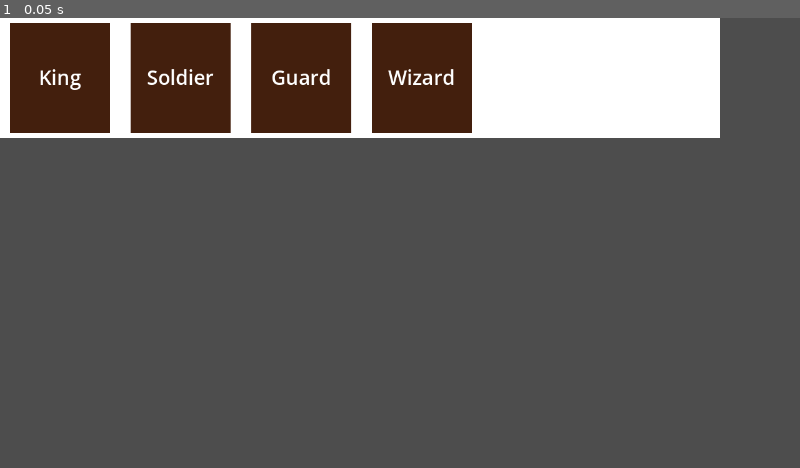
Above: before the commit, frame 1.
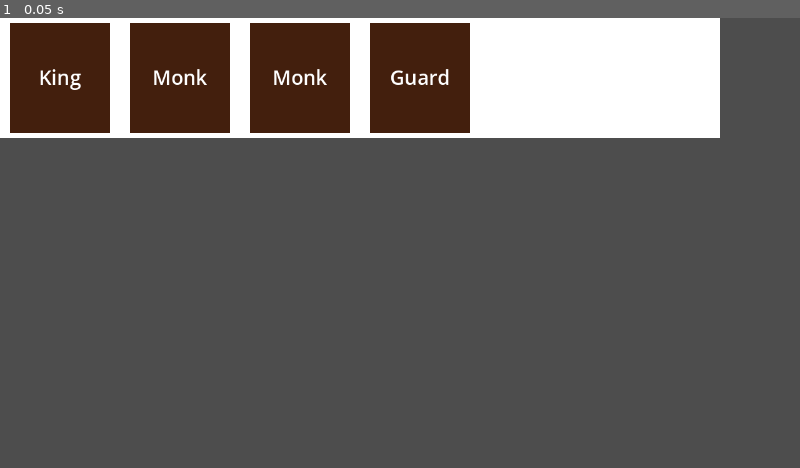
Above: after the commit, the same moment.

Repository: stfufane/Art-Of-War
Game: Godot game, scene res://scenes/player_hand.tscn
Same seed, same stepped clock (60 frames per second), same inputs: the game is played once before the commit and once after it. The project has no main scene, so this scene is started directly.
Inputs:
- Up to frame 1 (0.05 s): no input

The runs differ from the first frame. In frame 1, 0.8% of the frame differs, in the area x 16-59%, y 1-26%.

Commit message:
[Game] Review data logic + implement basic game steps

Diff:
--- a/model/CardType.gd
+++ b/model/CardType.gd
@@ -1,12 +1,5 @@
 class_name CardType
 extends Object
-
-var type: UnitType
-var name: String
-var attack: int
-var defense: int
-var defense_engaged: int
-var attack_range: PackedVector2Array
 
 enum UnitType {
 	King,
@@ -17,6 +10,13 @@
 	Monk
 }
 
+var type: UnitType
+var name: String
+var attack: int
+var defense: int
+var defense_engaged: int
+var attack_range: PackedVector2Array
+
 func _init(t, n, a, d, d_e, a_r):
 	type = t
 	name = n
--- /dev/null
+++ b/model/Game.gd
@@ -0,0 +1,66 @@
+extends Node
+
+@onready var CardTypes = {
+	CardType.UnitType.King: CardType.new(CardType.UnitType.King, "King", 1, 5, 4, [Vector2(-1, 1), Vector2(0, 1), Vector2(1, 1)]),
+	CardType.UnitType.Soldier: CardType.new(CardType.UnitType.Soldier, "Soldier", INF, 2, 1, [Vector2(0, 1)]),
+	CardType.UnitType.Archer: CardType.new(CardType.UnitType.Archer, "Archer", 1, 2, 1, [Vector2(-2, 1), Vector2(2, 1), Vector2(-1, 2), Vector2(1, 2)]),
+	CardType.UnitType.Guard: CardType.new(CardType.UnitType.Guard, "Guard", 1, 3, 2, [Vector2(0, 1)]),
+	CardType.UnitType.Wizard: CardType.new(CardType.UnitType.Wizard, "Wizard", 1, 2, 1, [Vector2(0, 1), Vector2(0, 2), Vector2(0, 3)]),
+	CardType.UnitType.Monk: CardType.new(CardType.UnitType.Monk, "Monk", 1, 2, 2, [Vector2(-1, 1), Vector2(1, 1), Vector2(-2, 2), Vector2(2, 2)])
+}
+
+# Initialize the player's kingdom
+@onready var player_kingdom: Dictionary = {
+	CardType.UnitType.Soldier: 0,
+	CardType.UnitType.Archer: 0,
+	CardType.UnitType.Guard: 0,
+	CardType.UnitType.Wizard: 0,
+	CardType.UnitType.Monk: 0
+}
+
+enum States {
+	# WAITING_FOR_PLAYER,
+	INIT_BATTLEFIELD,
+	INIT_RESERVE,
+	PLAYER_TURN,
+	ENEMY_TURN,
+}
+
+enum PlayerStates {
+	RECRUIT,
+	SUPPORT,
+	ATTACK,
+	ADD_TO_KINGDOM,
+}
+
+@onready var card_scene = preload("res://scenes/card.tscn")
+
+@onready var current_state = States.INIT_BATTLEFIELD
+@onready var player_hand: Array[Card] = []
+@onready var player_reserve: Array[Card] = []
+@onready var player_deck: Array[CardType.UnitType] = []
+@onready var card_in_hand: Card = null
+
+func _ready():
+	# First build the deck with 4 of each card.
+	for _i in range(4):
+		player_deck.append(CardType.UnitType.Soldier)
+		player_deck.append(CardType.UnitType.Archer)
+		player_deck.append(CardType.UnitType.Guard)
+		player_deck.append(CardType.UnitType.Wizard)
+		player_deck.append(CardType.UnitType.Monk)
+	player_deck.shuffle()
+
+	# Then draw the hand. It has the king by default + 3 cards.
+	player_hand.append(get_card_instance(CardType.UnitType.King))
+	for _i in range(3):
+		player_hand.append(get_card_instance(player_deck.pop_back()))
+
+func draw_card():
+	if player_deck.size() > 0:
+		player_hand.append(get_card_instance(player_deck.pop_back()))
+
+func get_card_instance(card_type: CardType.UnitType) -> Card:
+	var card_instance = card_scene.instantiate()
+	card_instance.set_unit_type(card_type)
+	return card_instance
--- a/model/Model.gd
+++ /dev/null
@@ -1,39 +0,0 @@
-extends Node
-
-var CardTypes = {
-	CardType.UnitType.King: CardType.new(CardType.UnitType.King, "King", 1, 5, 4, [Vector2(-1, 1), Vector2(0, 1), Vector2(1, 1)]),
-	CardType.UnitType.Soldier: CardType.new(CardType.UnitType.Soldier, "Soldier", INF, 2, 1, [Vector2(0, 1)]),
-	CardType.UnitType.Archer: CardType.new(CardType.UnitType.Archer, "Archer", 1, 2, 1, [Vector2(-2, 1), Vector2(2, 1), Vector2(-1, 2), Vector2(1, 2)]),
-	CardType.UnitType.Guard: CardType.new(CardType.UnitType.Guard, "Guard", 1, 3, 2, [Vector2(0, 1)]),
-	CardType.UnitType.Wizard: CardType.new(CardType.UnitType.Wizard, "Wizard", 1, 2, 1, [Vector2(0, 1), Vector2(0, 2), Vector2(0, 3)]),
-	CardType.UnitType.Monk: CardType.new(CardType.UnitType.Monk, "Monk", 1, 2, 2, [Vector2(-1, 1), Vector2(1, 1), Vector2(-2, 2), Vector2(2, 2)])
-}
-
-# Initialize the player's kingdom
-var player_kingdom = {
-	CardType.UnitType.Soldier: 0,
-	CardType.UnitType.Archer: 0,
-	CardType.UnitType.Guard: 0,
-	CardType.UnitType.Wizard: 0,
-	CardType.UnitType.Monk: 0
-}
-
-var player_hand: Array = []
-var player_reserve: Array = []
-var player_deck: Array = []
-
-func _init():
-	# First build the deck with 4 of each card.
-	for _i in range(4):
-		player_deck.append(CardTypes[CardType.UnitType.Soldier])
-		player_deck.append(CardTypes[CardType.UnitType.Archer])
-		player_deck.append(CardTypes[CardType.UnitType.Guard])
-		player_deck.append(CardTypes[CardType.UnitType.Wizard])
-		player_deck.append(CardTypes[CardType.UnitType.Monk])
-	player_deck.shuffle()
-
-	# Then draw the hand. It has the king by default + 3 cards.
-	player_hand.append(CardTypes[CardType.UnitType.King])
-	for _i in range(3):
-		player_hand.append(player_deck.pop_back())
-		player_reserve.append(player_deck.pop_back())
--- a/project.godot
+++ b/project.godot
@@ -16,7 +16,7 @@
 
 [autoload]
 
-Model="*res://model/Model.gd"
+Game="*res://model/Game.gd"
 
 [display]
 
--- a/scenes/battlefield.gd
+++ b/scenes/battlefield.gd
@@ -1,7 +1,7 @@
 class_name Battlefield
 extends Control
 
-@onready var player_hand = Model.player_hand
+signal card_added
 
 func _ready():
 	# Connect all the card nodes to react to click and hover
@@ -22,16 +22,21 @@
 # Click on a placeholder to put a card on it
 func _placeholder_clicked(id: int):
 	var clicked_placeholder: CardPlaceholder = instance_from_id(id)
-	# We can't add a card if the hand is empty.
-	if player_hand.is_empty():
-		return
 	# We can't put a card if there's already one there.
 	if not placeholder_available(clicked_placeholder):
 		return
-	# Take the card on top of the player's hand
-	var first_card = player_hand.pop_front()
-	var added_card = clicked_placeholder.set_card(first_card)
-	added_card.connect("card_clicked", _card_clicked)
+
+	match Game.current_state:
+		Game.States.INIT_BATTLEFIELD:
+			# We can't put a card if there's no card in hand
+			if Game.card_in_hand == null:
+				return
+			# Take the card that was picked in the hand
+			clicked_placeholder.set_card(Game.card_in_hand)
+			clicked_placeholder.current_card.connect("card_clicked", _card_clicked)
+			card_added.emit()
+		_:
+			pass
 
 # Click on a card to attack with it
 func _card_clicked(id: int):
--- a/scenes/card.gd
+++ b/scenes/card.gd
@@ -1,25 +1,30 @@
 class_name Card
 extends Control
 
-@export var type : CardType.UnitType
-@onready var card_type: CardType = Model.CardTypes[type]
+@export var unit_type : CardType.UnitType
+@onready var card_type: CardType = Game.CardTypes[unit_type]
+@onready var card_label: Label = $Container/CardName
 
 # The id where the card sits
-var placeholder_id: int
+var placeholder_id: int = 0
 var base_color: Color
 var highlight_color: Color = Color.DARK_MAGENTA
 
+# To be listened by other scenes
 signal card_clicked(int)
 
-# TODO: add all the other information from the card type.
 func _ready():
 	base_color = $ColorRect.color
-	$Container/CardName.text = card_type.name
+	card_type = Game.CardTypes[unit_type]
+	card_label.text = card_type.name
+	card_label.text = card_type.name
+
+func set_unit_type(type: CardType.UnitType):
+	unit_type = type
 
 func set_nb_units(nb_units: int):
 	$Container/NbUnits.text = str(nb_units)
 
 func _on_gui_input(event:InputEvent):
-	# Depending on the listener, the click on a card can trigger different actions.
 	if event.is_action_pressed("left_click"):
 		card_clicked.emit(get_instance_id())
--- a/scenes/card.tscn
+++ b/scenes/card.tscn
@@ -47,4 +47,4 @@
 horizontal_alignment = 1
 vertical_alignment = 1
 
-[connection signal="gui_input" from="Container" to="." method="_on_gui_input"]
+[connection signal="gui_input" from="." to="." method="_on_gui_input"]
--- a/scenes/card_placeholder.gd
+++ b/scenes/card_placeholder.gd
@@ -22,13 +22,11 @@
 	if event.is_action_pressed("left_click"):
 		card_placeholder_clicked.emit(get_instance_id())
 
-func set_card(new_card: CardType) -> Card:
-	var card = load("res://scenes/card.tscn").instantiate()
-	card.type = new_card.type
-	card.placeholder_id = get_instance_id()
-	current_card = card
+func set_card(new_card: Card):
+	current_card = new_card
+	current_card.placeholder_id = get_instance_id()
+	current_card.position.x = 0
 	add_child(current_card)
-	return card
 
 func toggle_highlight():
 	is_highlighting = not is_highlighting
--- a/scenes/kingdom.gd
+++ b/scenes/kingdom.gd
@@ -1,13 +1,15 @@
 class_name Kingdom
 extends Control
 
-@onready var kingdom = Model.player_kingdom
+func _ready():
+	var x = 0
+	for unit_type in Game.player_kingdom:
+		var card_instance = Game.get_card_instance(unit_type)
+		card_instance.position = Vector2(x, 0)
+		x += card_instance.size.x
+		card_instance.set_nb_units(Game.player_kingdom[unit_type])
+		add_child(card_instance)
 
-func _ready():
-	var card_scene = load("res://scenes/card.tscn")
-	for card_type in kingdom:
-		var card_instance = card_scene.instantiate()
-		$CardContainer.size.x += card_instance.size.x
-		card_instance.type = card_type
-		card_instance.set_nb_units(kingdom[card_type])
-		$CardContainer.add_child(card_instance)
+func increase_population(type: CardType.UnitType):
+	Game.player_kingdom[type] += 1
+	pass
--- a/scenes/kingdom.tscn
+++ b/scenes/kingdom.tscn
@@ -16,13 +16,3 @@
 anchor_bottom = 1.0
 grow_horizontal = 2
 grow_vertical = 2
-
-[node name="CardContainer" type="HBoxContainer" parent="."]
-clip_contents = true
-layout_mode = 1
-anchors_preset = 15
-anchor_right = 1.0
-anchor_bottom = 1.0
-offset_right = -960.0
-grow_horizontal = 2
-grow_vertical = 2
--- a/scenes/player_hand.gd
+++ b/scenes/player_hand.gd
@@ -1,12 +1,25 @@
 class_name PlayerHand
 extends Control
 
-@onready var player_hand = Model.player_hand
+func _ready():
+	var x = 0
+	for card in Game.player_hand:
+		add_child(card)
+		card.position = Vector2(x, 0)
+		x += card.size.x
 
-func _ready():
-	var card_scene = load("res://scenes/card.tscn")
-	for card in player_hand:
-		var card_instance = card_scene.instantiate()
-		$CardContainer.size.x += card_instance.size.x
-		card_instance.type = card.type
-		$CardContainer.add_child(card_instance)
+func add_card(card: Card):
+	add_child(card)
+	var x = (Game.player_hand.size() - 1) * card.size.x
+	card.position = Vector2(x, 0)
+
+func remove_card(card: Card):
+	Game.player_hand.erase(card)
+	remove_child(card)
+	reorder_cards()
+
+func reorder_cards():
+	var x = 0
+	for card in Game.player_hand:
+		card.position = Vector2(x, 0)
+		x += card.size.x
--- a/scenes/player_hand.tscn
+++ b/scenes/player_hand.tscn
@@ -17,13 +17,3 @@
 anchor_bottom = 1.0
 grow_horizontal = 2
 grow_vertical = 2
-
-[node name="CardContainer" type="HBoxContainer" parent="."]
-clip_contents = true
-layout_mode = 1
-anchors_preset = 15
-anchor_right = 1.0
-anchor_bottom = 1.0
-offset_right = -1152.0
-grow_horizontal = 2
-grow_vertical = 2
--- a/scenes/reserve.gd
+++ b/scenes/reserve.gd
@@ -1,12 +1,14 @@
 class_name Reserve
 extends Control
 
-@onready var reserve = Model.player_reserve
+func _ready():
+	var x = 0
+	for card in Game.player_reserve:
+		card.position = Vector2(x, 0)
+		x += card.size.x
+		add_child(card)
 
-func _ready():
-	var card_scene = load("res://scenes/card.tscn")
-	for card in reserve:
-		var card_instance = card_scene.instantiate()
-		$CardContainer.size.x += card_instance.size.x
-		card_instance.type = card.type
-		$CardContainer.add_child(card_instance)
+func add_card(card: Card):
+	card.position.x = Game.player_reserve.size() * card.size.x
+	add_child(card)
+	Game.player_reserve.append(card)
--- a/scenes/reserve.tscn
+++ b/scenes/reserve.tscn
@@ -16,13 +16,3 @@
 anchor_bottom = 1.0
 grow_horizontal = 2
 grow_vertical = 2
-
-[node name="CardContainer" type="HBoxContainer" parent="."]
-clip_contents = true
-layout_mode = 1
-anchors_preset = 15
-anchor_right = 1.0
-anchor_bottom = 1.0
-offset_right = -960.0
-grow_horizontal = 2
-grow_vertical = 2
--- /dev/null
+++ b/screens/board.gd
@@ -0,0 +1,58 @@
+class_name Board
+extends Control
+
+@onready var battlefield: Battlefield = $Battlefield
+@onready var reserve: Reserve = $Reserve
+@onready var kingdom: Kingdom = $Kingdom
+@onready var hand: PlayerHand = $PlayerHand
+@onready var instruction: Label = $Instruction
+@onready var deck: CardPlaceholder = $Deck
+
+func _ready():
+	instruction.text = "Place a card on the battlefield"
+	for card in Game.player_hand:
+		card.connect("card_clicked", _hand_card_selected)
+	battlefield.connect("card_added", _card_added_on_battlefield)
+	deck.connect("card_placeholder_clicked", _deck_clicked)
+
+func _hand_card_selected(card_id: int):
+	var card: Card = instance_from_id(card_id)
+	# If a card had already been selected, put it back in the hand
+	if Game.card_in_hand != null:
+		hand.add_card(Game.card_in_hand)
+	Game.card_in_hand = card
+	hand.remove_card(Game.card_in_hand)
+
+func _card_added_on_battlefield():
+	Game.card_in_hand.disconnect("card_clicked", _hand_card_selected)
+	Game.card_in_hand = null
+	# Disconnect the click on hand cards
+	for card in Game.player_hand:
+		card.disconnect("card_clicked", _hand_card_selected)
+	battlefield.disconnect("card_added", _card_added_on_battlefield)
+
+	Game.current_state = Game.States.INIT_RESERVE
+	instruction.text = "Place a card in your reserve"
+	for card in Game.player_hand:
+		card.connect("card_clicked", _reserve_card_selected)
+
+func _reserve_card_selected(card_id: int):
+	var card: Card = instance_from_id(card_id)
+	for hand_card in Game.player_hand:
+		hand_card.disconnect("card_clicked", _reserve_card_selected)
+	hand.remove_card(card)
+	reserve.add_card(card)
+
+	Game.current_state = Game.States.PLAYER_TURN
+	instruction.text = "Ready to start your turn"
+
+func _deck_clicked(_placeholder_id: int):
+	if Game.current_state != Game.States.PLAYER_TURN:
+		return
+	if Game.player_deck.is_empty():
+		return
+
+	Game.draw_card()
+	hand.add_card(Game.player_hand.back())
+	Game.current_state = Game.States.ENEMY_TURN
+	instruction.text = "Enemy turn"
--- a/scenes/board.tscn
+++ b/screens/board.tscn
@@ -1,10 +1,11 @@
-[gd_scene load_steps=6 format=3 uid="uid://egg2h0v6wt6h"]
+[gd_scene load_steps=7 format=3 uid="uid://chegm7x5sl8rx"]
 
-[ext_resource type="PackedScene" uid="uid://dcwtowpudpdv2" path="res://scenes/battlefield.tscn" id="1_alo7s"]
-[ext_resource type="PackedScene" uid="uid://6tknyk37omdy" path="res://scenes/player_hand.tscn" id="2_hswl1"]
-[ext_resource type="PackedScene" uid="uid://vm1jd1gw330s" path="res://scenes/reserve.tscn" id="3_0ka5f"]
-[ext_resource type="PackedScene" uid="uid://ccscfsp22jrsp" path="res://scenes/card_placeholder.tscn" id="4_p2nh1"]
-[ext_resource type="PackedScene" uid="uid://dwehldueqyfq5" path="res://scenes/kingdom.tscn" id="5_luije"]
+[ext_resource type="Script" path="res://screens/board.gd" id="1_ccqse"]
+[ext_resource type="PackedScene" uid="uid://dcwtowpudpdv2" path="res://scenes/battlefield.tscn" id="2_mg76x"]
+[ext_resource type="PackedScene" uid="uid://6tknyk37omdy" path="res://scenes/player_hand.tscn" id="3_u2ksf"]
+[ext_resource type="PackedScene" uid="uid://vm1jd1gw330s" path="res://scenes/reserve.tscn" id="4_mb6ut"]
+[ext_resource type="PackedScene" uid="uid://ccscfsp22jrsp" path="res://scenes/card_placeholder.tscn" id="5_brr7o"]
+[ext_resource type="PackedScene" uid="uid://dwehldueqyfq5" path="res://scenes/kingdom.tscn" id="6_oavws"]
 
 [node name="Board" type="Control"]
 layout_mode = 3
@@ -13,14 +14,15 @@
 anchor_bottom = 1.0
 grow_horizontal = 2
 grow_vertical = 2
+script = ExtResource("1_ccqse")
 
-[node name="Battlefield" parent="." instance=ExtResource("1_alo7s")]
+[node name="Battlefield" parent="." instance=ExtResource("2_mg76x")]
 layout_mode = 1
 offset_left = -136.0
 offset_right = -136.0
 size_flags_horizontal = 0
 
-[node name="PlayerHand" parent="." instance=ExtResource("2_hswl1")]
+[node name="PlayerHand" parent="." instance=ExtResource("3_u2ksf")]
 layout_mode = 0
 offset_left = 96.0
 offset_top = 544.0
@@ -81,3 +83,10 @@
 offset_bottom = 418.0
 text = "Kingdom
 "
+
+[node name="Instruction" type="Label" parent="."]
+layout_mode = 0
+offset_left = 832.0
+offset_top = 64.0
+offset_right = 1024.0
+offset_bottom = 128.0
Not shown: 2 places in screens/board.tscn that only renumber resources
